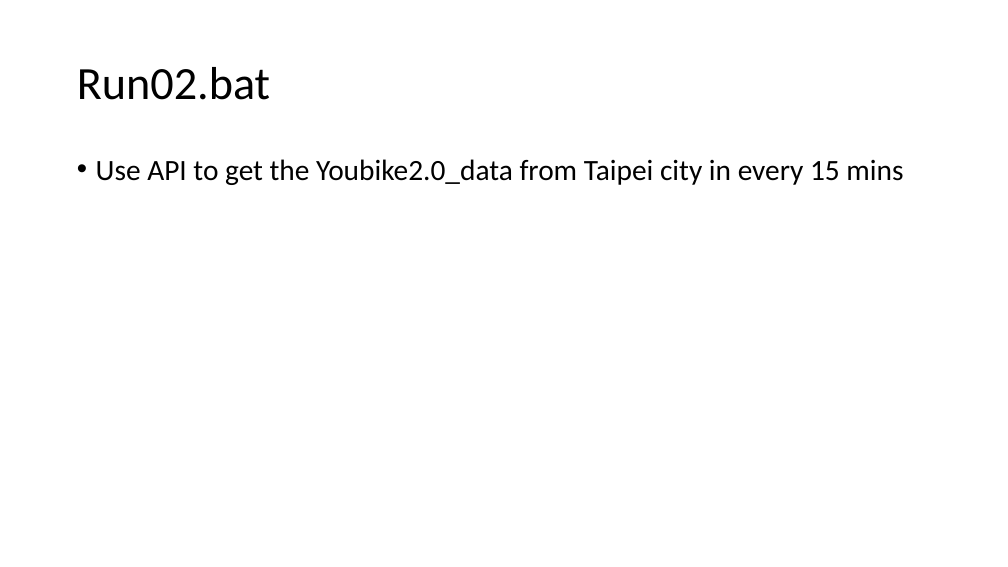
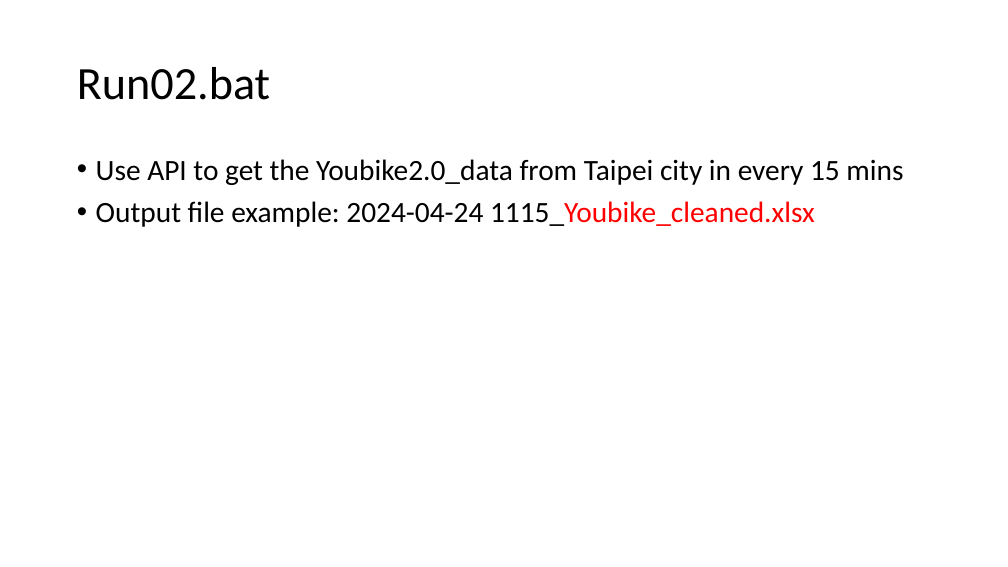
Before and after one commit to HSS107048212/ELEBC_Youbike, a slide deck: slide 3 of Work schedule.pptx (slide 2 before the commit). Drawn at 1008x567 pixels with LibreOffice and Linux fonts; fonts in the diff are those of the drawing. Boxes give left, top, right and bottom in pixels: in the first picture for what was removed or moved away, otherwise in the second. Text is boxed around its words. In the diff, an @@ line names an element or a change of style, - is before the commit and + after.

```diff
--- a/Work schedule.pptx
+++ b/Work schedule.pptx
@@ text at box(96, 201, 815, 227): paragraph added @@
+• Output file example: 2024-04-24 1115_Youbike_cleaned.xlsx
```
Also in this commit, not shown: 1 other slide changed, 14 slides added, 5 other files.
